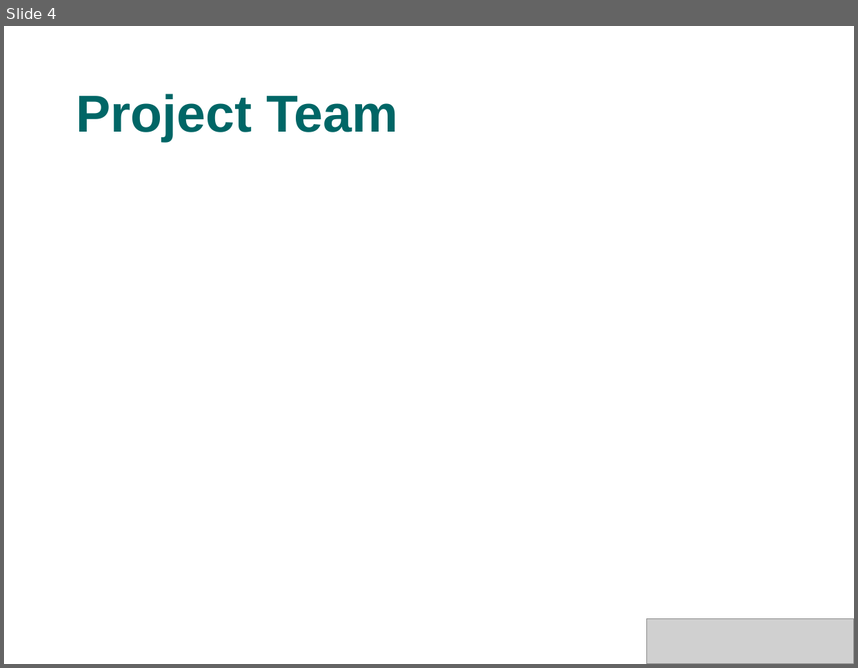
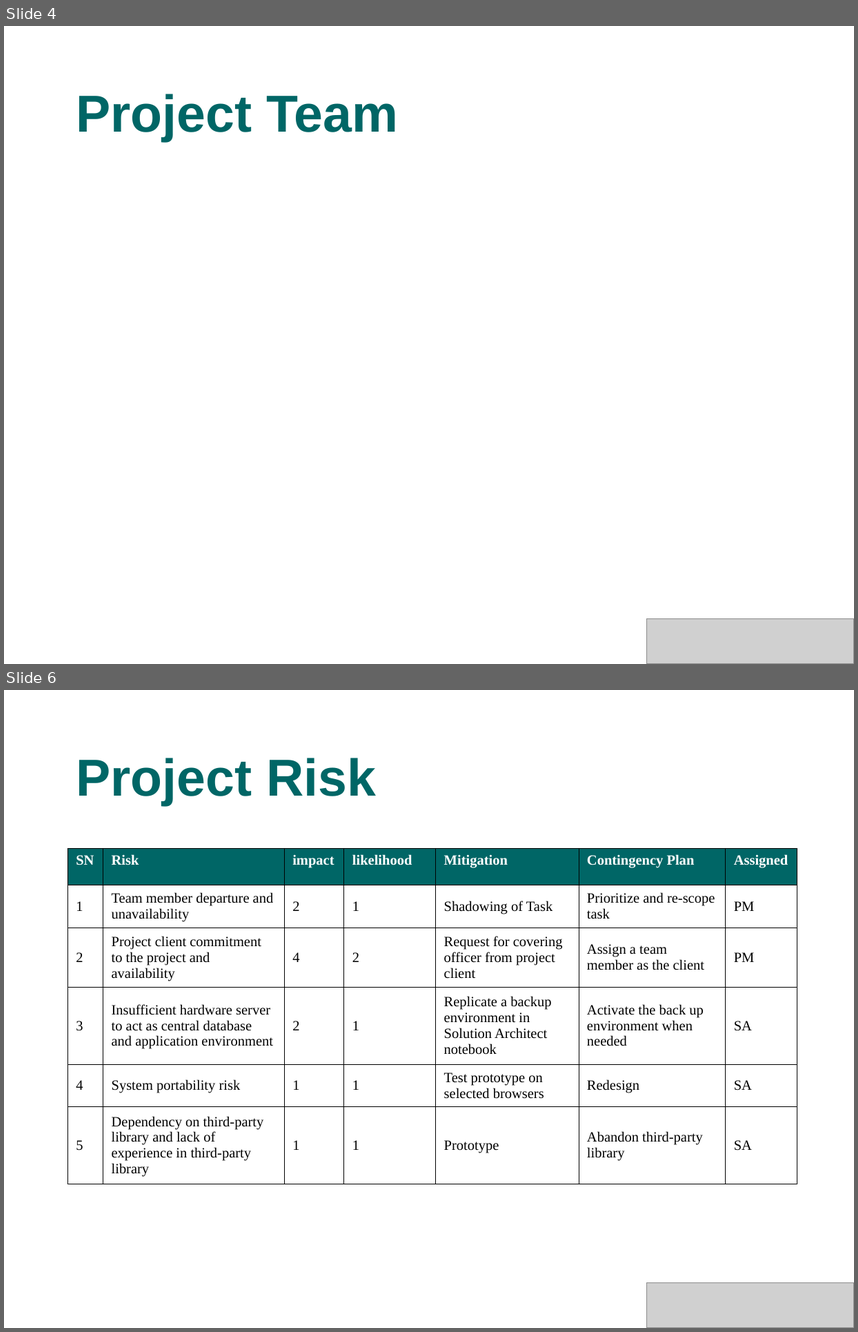
Before and after one commit to s4kshya/leezdr-repository, a slide deck: Exam Paper/MTECH_PROJ/Presentation/phase1.ppt. Shown one above the other, each under a label of ours: slide 4 before the commit, slides 4 and 6 after it; the slides between them are not shown. The pictures are 858x668 and 858x1332 pixels, drawn with LibreOffice and Linux fonts; fonts in the diff are those of the drawing; grey boxes stand for pictures; background and template pictures are left out. Boxes give left, top, right and bottom in pixels: in the first picture for what was removed or moved away, otherwise in the second. Text is boxed around its words. In the diff, an @@ line names an element or a change of style, - is before the commit and + after.

```diff
--- a/Exam Paper/MTECH_PROJ/Presentation/phase1.ppt
+++ b/Exam Paper/MTECH_PROJ/Presentation/phase1.ppt
@@ slide 6 added at bbox=[4, 690, 854, 1328], background picture (left out) @@
@@ title added at bbox=[76, 758, 376, 805], 44 pt, text #006666, bold @@
+Project Risk
@@ table added at bbox=[67, 848, 797, 1183], 6 rows, 7 columns @@
+SN | Risk | impact | likelihood | Mitigation | Contingency Plan | Assigned
+1 | Team member departure and unavailability | 2 | 1 | Shadowing of Task | Prioritize and re-scope task | PM
+2 | Project client commitment to the project and availability | 4 | 2 | Request for covering officer from project client | Assign a team member as the client | PM
+3 | Insufficient hardware server to act as central database and application environment | 2 | 1 | Replicate a backup environment in Solution Architect notebook | Activate the back up environment when needed | SA
+4 | System portability risk | 1 | 1 | Test prototype on selected browsers | Redesign | SA
+5 | Dependency on third-party library and lack of experience in third-party library | 1 | 1 | Prototype | Abandon third-party library | SA
@@ picture added at bbox=[646, 1283, 854, 1328] @@
```
Also in this commit, not shown: 3 slides changed, 6 other slides added, 2 other files.
